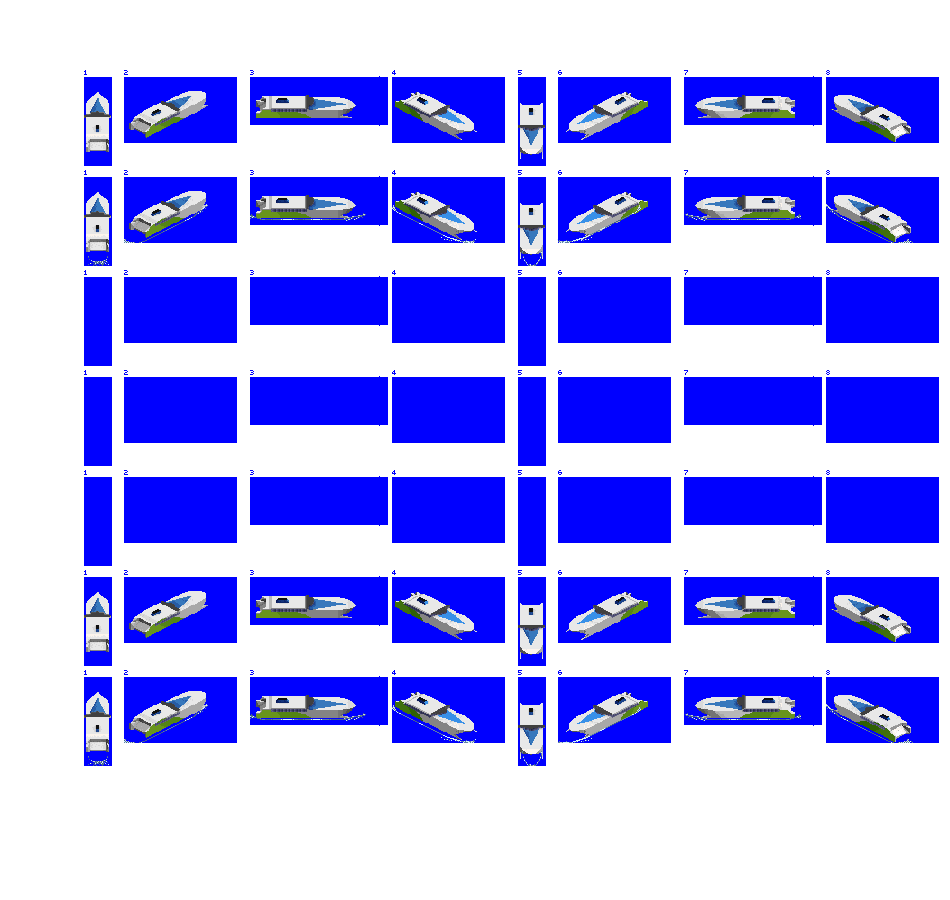
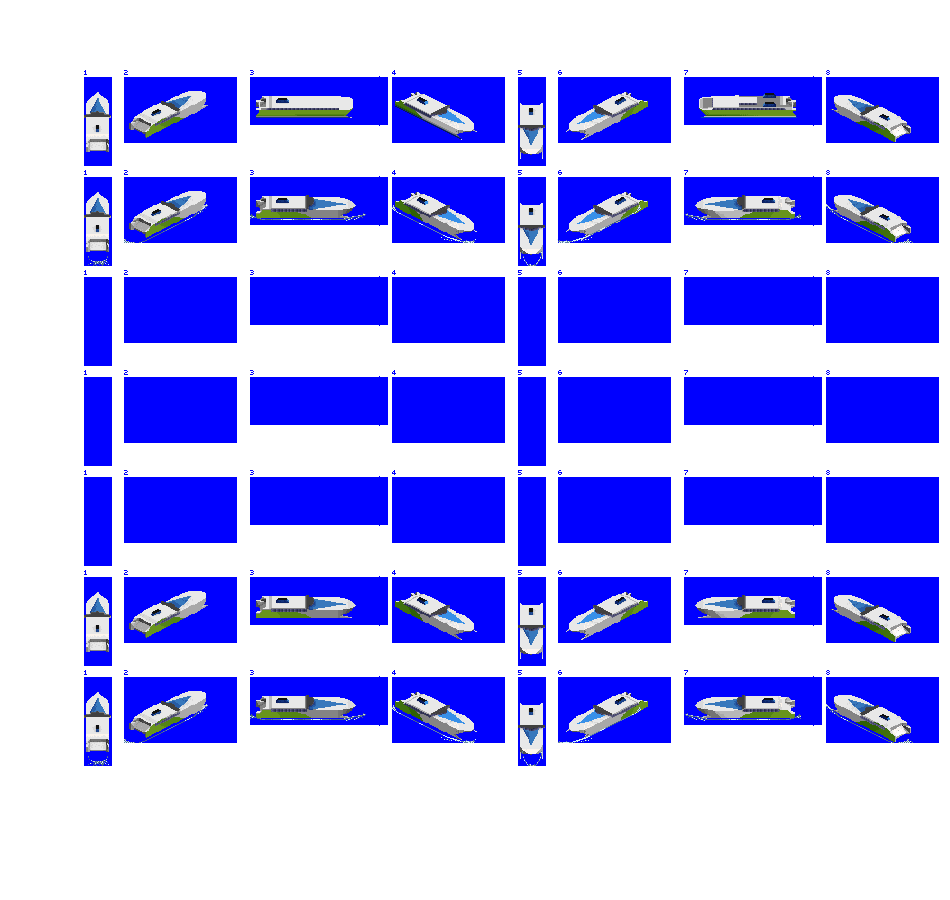
Layers edited between the first and the second 950px x 900px image:
painted on "cat" over <box>256,93,797,140</box>
